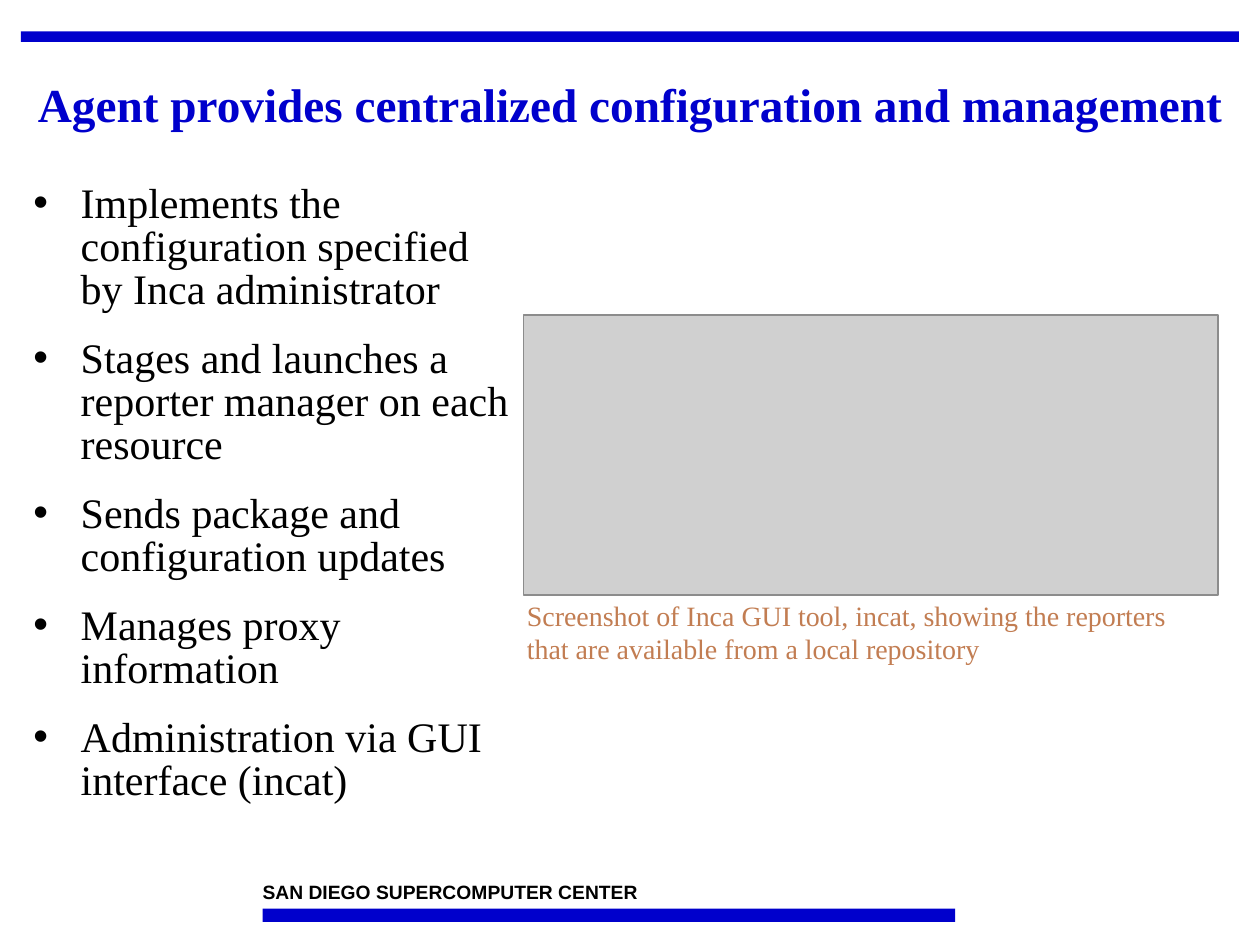
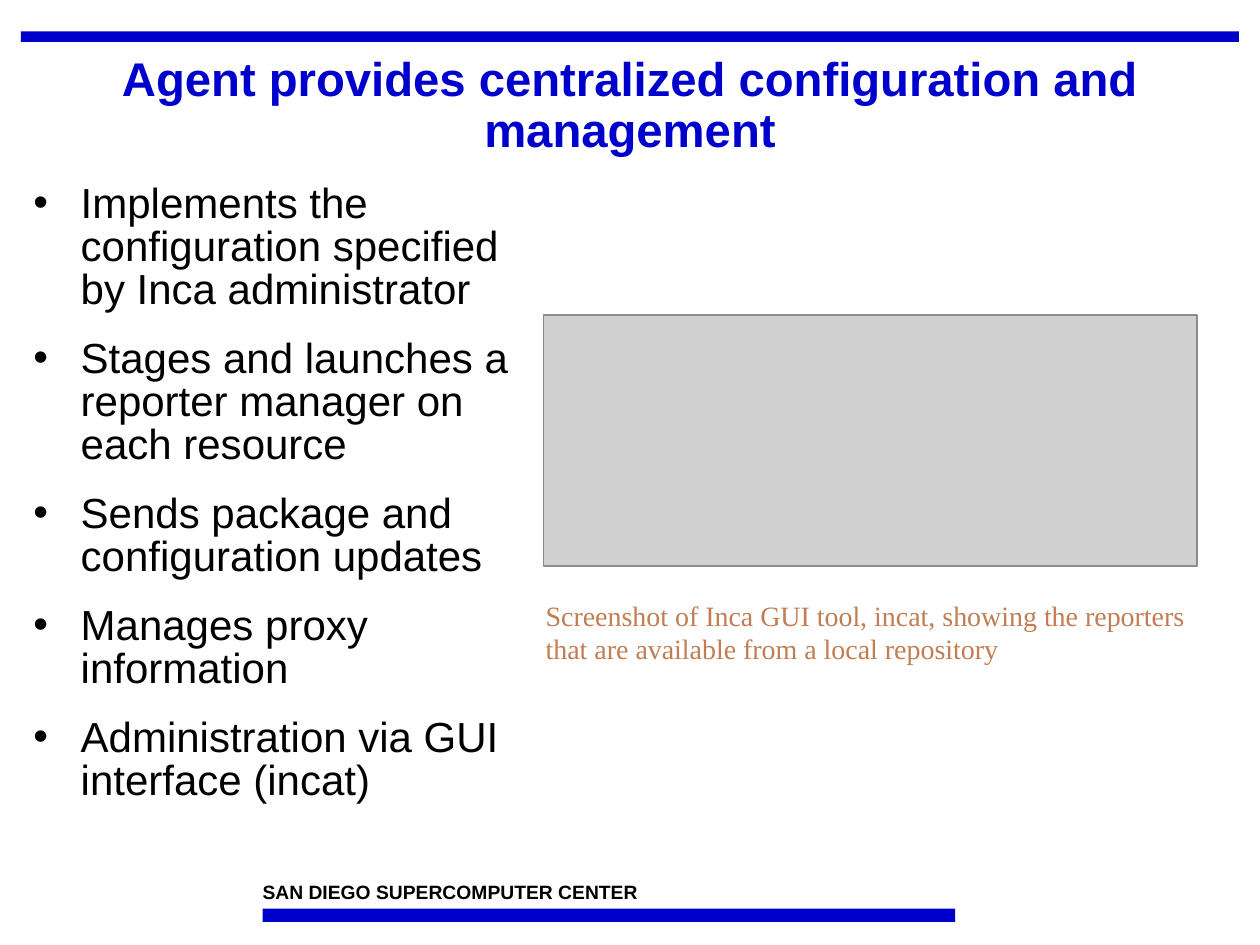
Before and after one commit to IncaProject/inca-xsede, a slide deck: slide 9 of talks/sc08/inca-sc08.ppt. Drawn at 1260x945 pixels with LibreOffice and Linux fonts; fonts in the diff are those of the drawing; grey boxes stand for pictures; background and template pictures are left out. Boxes give left, top, right and bottom in pixels: in the first picture for what was removed or moved away, otherwise in the second. Text is boxed around its words. In the diff, an @@ line names an element or a change of style, - is before the commit and + after.

```diff
--- a/talks/sc08/inca-sc08.ppt
+++ b/talks/sc08/inca-sc08.ppt
@@ title "Agent provides centralized configuration and ..." at [122,61,1137,157]: font Times New Roman to Arial @@
@@ text "Implements the configuration specified by ..." at [81,187,508,803]: font Times New Roman to Arial @@
@@ picture: place and size @@
-picture at [524,315,1218,595]
+picture at [544,315,1197,566]
@@ text "Screenshot of Inca GUI tool, ...": place and size @@
-text "Screenshot of Inca GUI tool, ..." at [527,606,1165,665]
+text "Screenshot of Inca GUI tool, ..." at [546,606,1184,665]
```
Also in this commit, not shown: 17 other slides changed.
